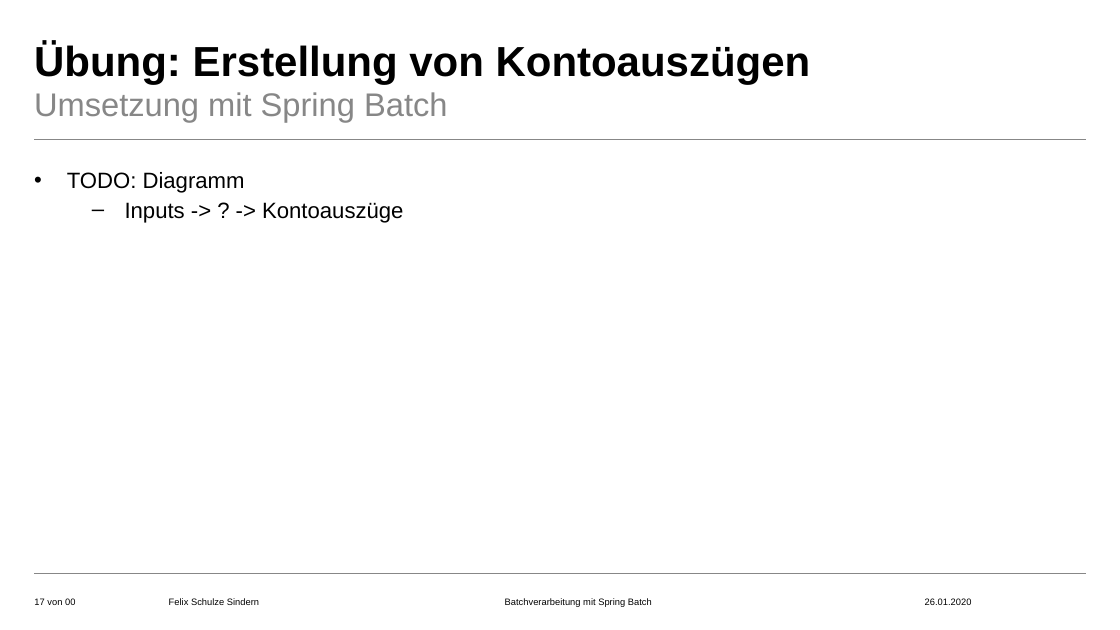
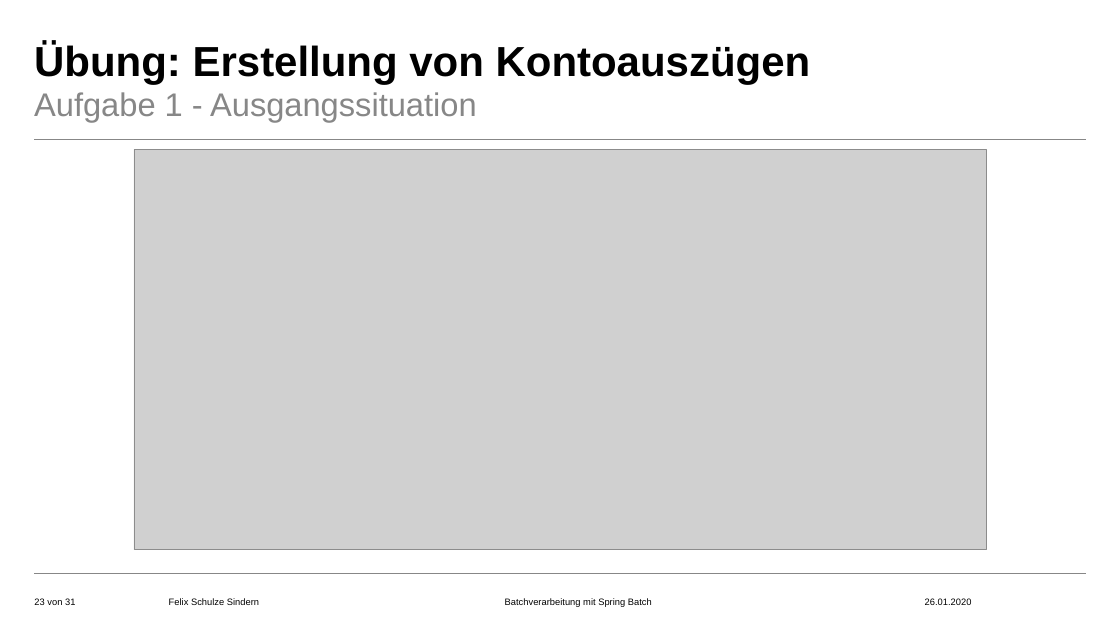
Before and after one commit to FelixSchuSi/spring_batch, a slide deck: slide 23 of spring_batch.pptx (slide 17 before the commit). Drawn at 1120x630 pixels with LibreOffice and Linux fonts; fonts in the diff are those of the drawing; grey boxes stand for pictures; background and template pictures are left out. Boxes give left, top, right and bottom in pixels: in the first picture for what was removed or moved away, otherwise in the second. Text is boxed around its words. In the diff, an @@ line names an element or a change of style, - is before the commit and + after.

```diff
--- a/spring_batch.pptx
+++ b/spring_batch.pptx
@@ text at [34, 92, 477, 122]: text changed @@
-Umsetzung mit Spring Batch
+Aufgabe 1 - Ausgangssituation
@@ text removed at [67, 172, 403, 223] @@
-• TODO: Diagramm
-  – Inputs -> ? -> Kontoauszüge
@@ picture added at [134, 150, 986, 550] @@
@@ page number at [34, 598, 75, 605]: text changed @@
-17 von 00
+23 von 31
```
Also in this commit, not shown: 17 other slides changed, 14 slides added, 1 slide removed, 1 other file.
